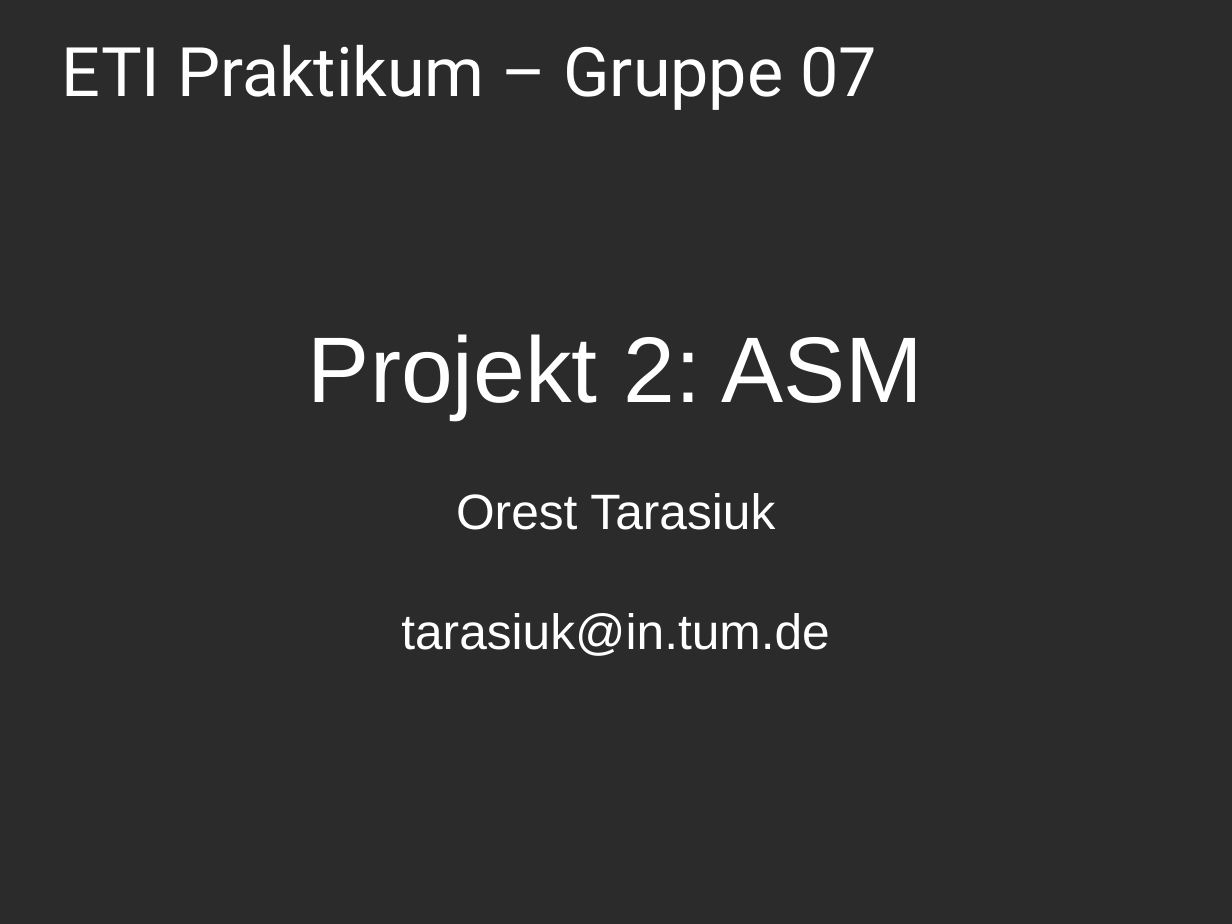
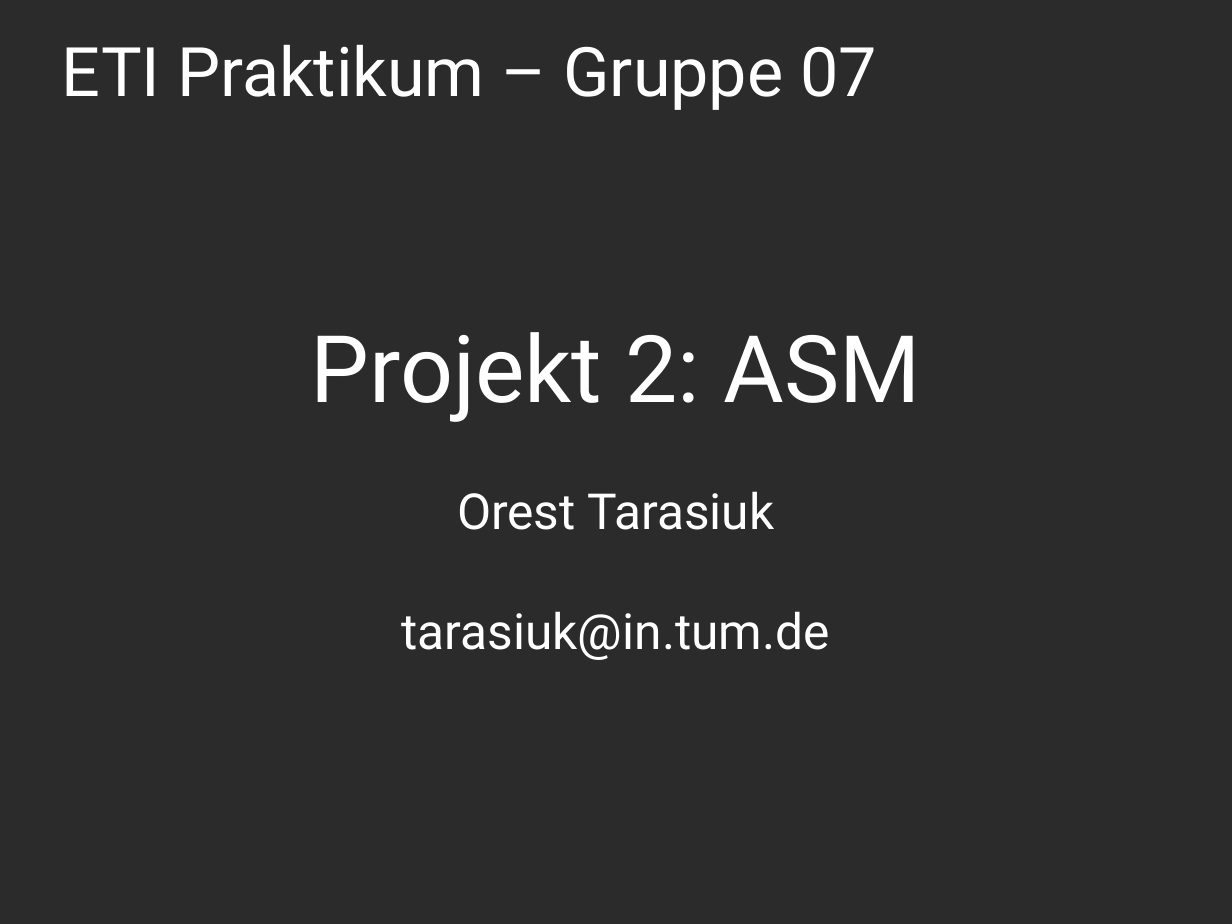
Before and after one commit to OrestTa/etip, a slide deck: slide 1 of Projekt2/Vortrag/vortrag2.odp. Drawn at 1232x924 pixels with LibreOffice and Linux fonts; fonts in the diff are those of the drawing; background and template pictures are left out; a plain dark background stands for a picture behind light text. Boxes give left, top, right and bottom in pixels: in the first picture for what was removed or moved away, otherwise in the second. Text is boxed around its words. In the diff, an @@ line names an element or a change of style, - is before the commit and + after.

```diff
--- a/Projekt2/Vortrag/vortrag2.odp
+++ b/Projekt2/Vortrag/vortrag2.odp
@@ subtitle "Projekt 2: ASM" at [311,332,920,660]: font Arial to Roboto @@
```
Also in this commit, not shown: 3 other slides changed, 8 slides added, 16 slides removed.
